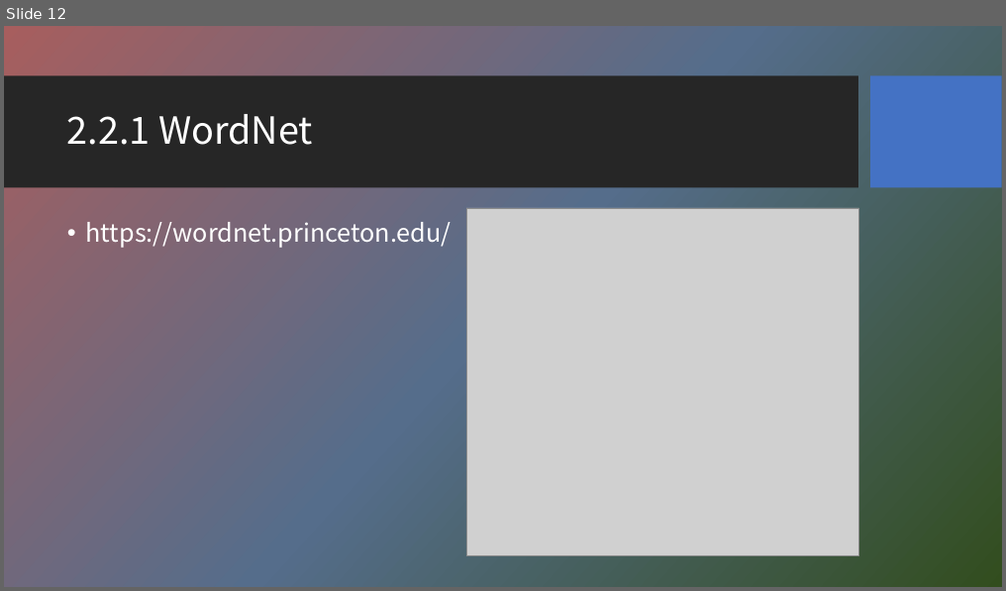
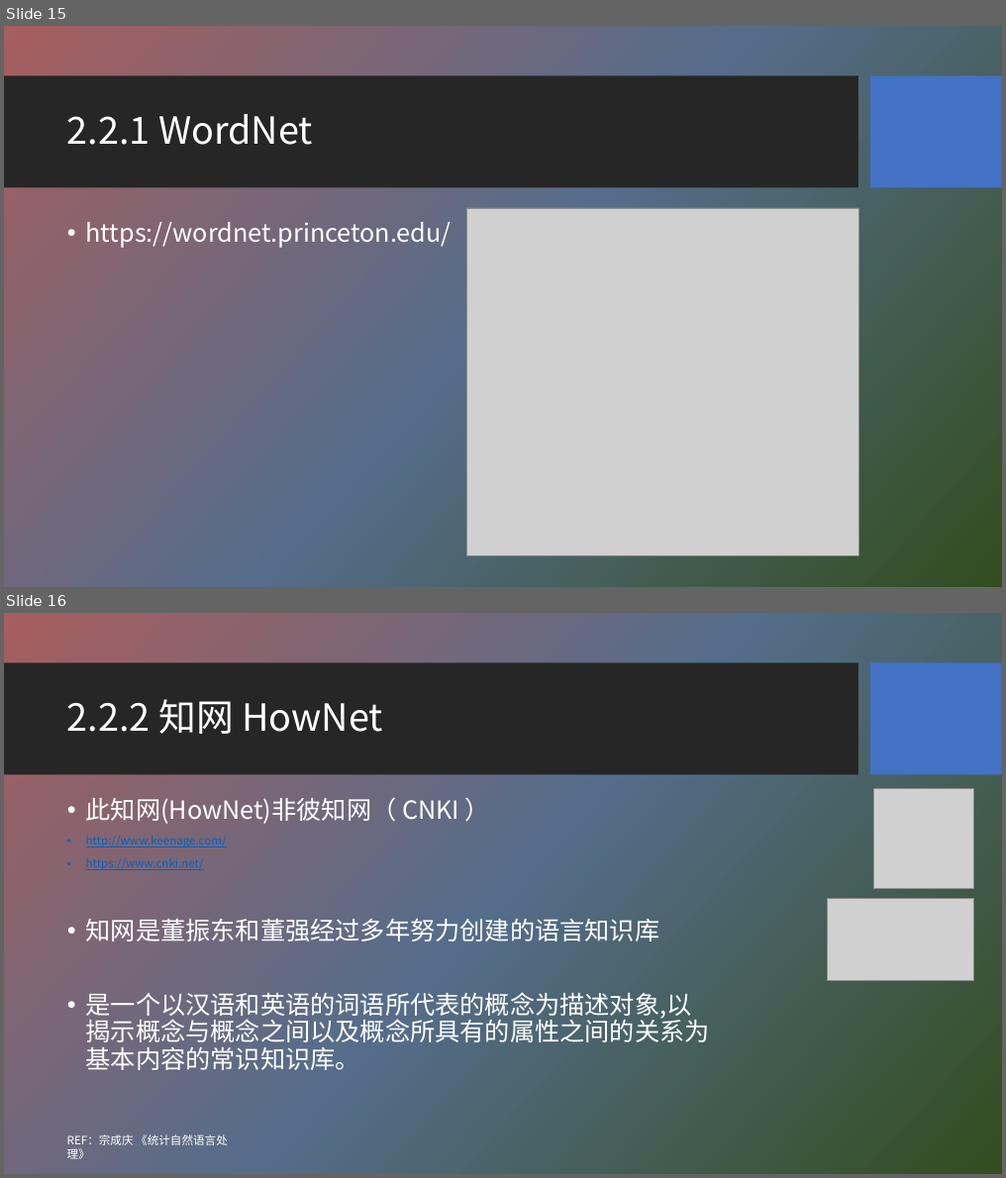
Before and after one commit to HBU/NLP_PPT, a slide deck: PPT-2020/ch02 语料库与词汇知识库.pptx. Shown one above the other, each under a label of ours: slide 12 before the commit, slides 15 and 16 after it. The pictures are 1006x591 and 1006x1178 pixels, drawn with LibreOffice and Linux fonts; fonts in the diff are those of the drawing; grey boxes stand for pictures; background and template pictures are left out. Boxes give left, top, right and bottom in pixels: in the first picture for what was removed or moved away, otherwise in the second. Text is boxed around its words. In the diff, an @@ line names an element or a change of style, - is before the commit and + after.

```diff
--- a/PPT-2020/ch02 语料库与词汇知识库.pptx
+++ b/PPT-2020/ch02 语料库与词汇知识库.pptx
@@ slide 16 added at (4,613,1002,1174), background picture (left out); not listed: 2 template elements that a slide beside it also shows @@
@@ title added at (67,699,383,734), 36 pt, text #FFFFFF @@
+2.2.2 知网 HowNet
@@ picture added at (874,789,973,888) @@
@@ text added at (86,797,710,1070), 24 pt, text #FFFFFF @@
+• 此知网(HowNet)非彼知网（ CNKI ）
+• http://www.keenage.com/
+• https://www.cnki.net/
+• 知网是董振东和董强经过多年努力创建的语言知识库
+• 是一个以汉语和英语的词语所代表的概念为描述对象,以揭示概念与概念之间以及概念所具有的属性之间的关系为基本内容的常识知识库。
@@ picture added at (827,898,973,980) @@
@@ text added at (67,1135,228,1159), 11 pt, text #FFFFFF @@
+REF：宗成庆 《统计自然语言处理》
@@ what was slide 12 is now slide 15 @@
```
Also in this commit, not shown: 1 slide changed, 3 other slides added, 1 other file.
